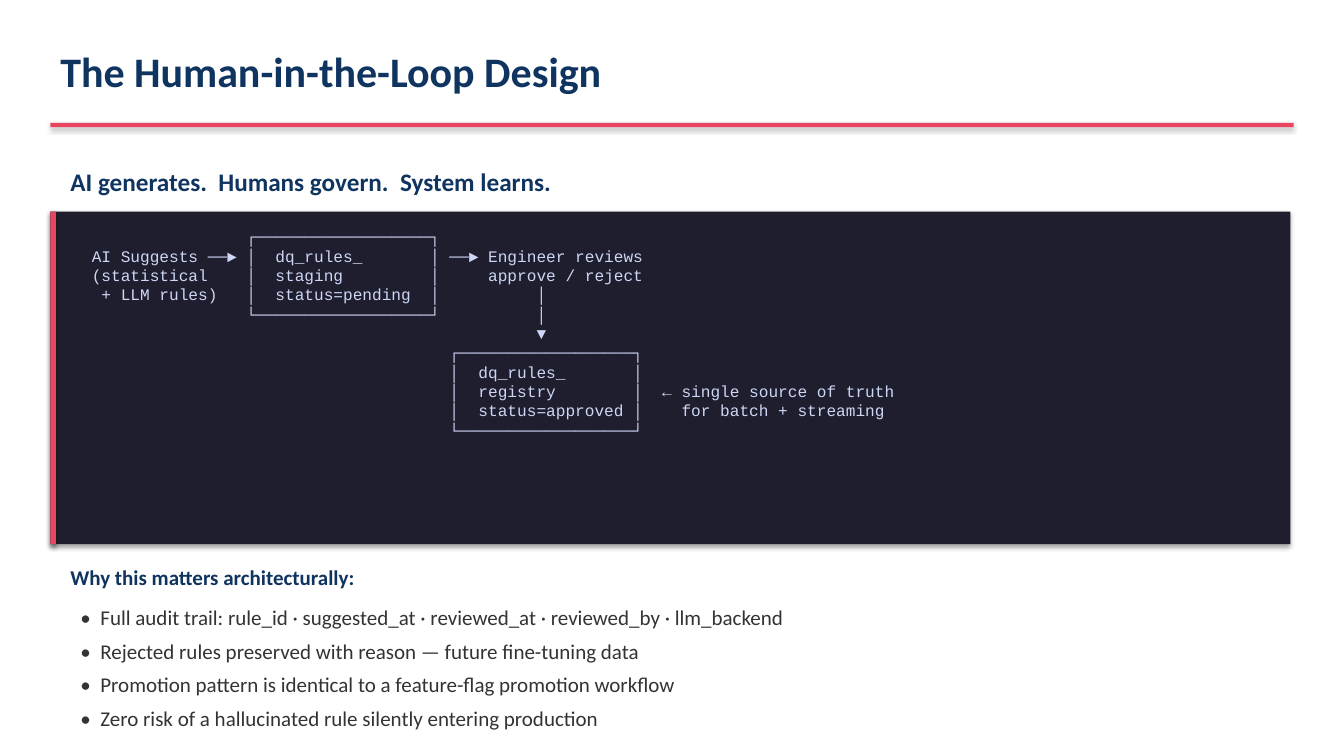
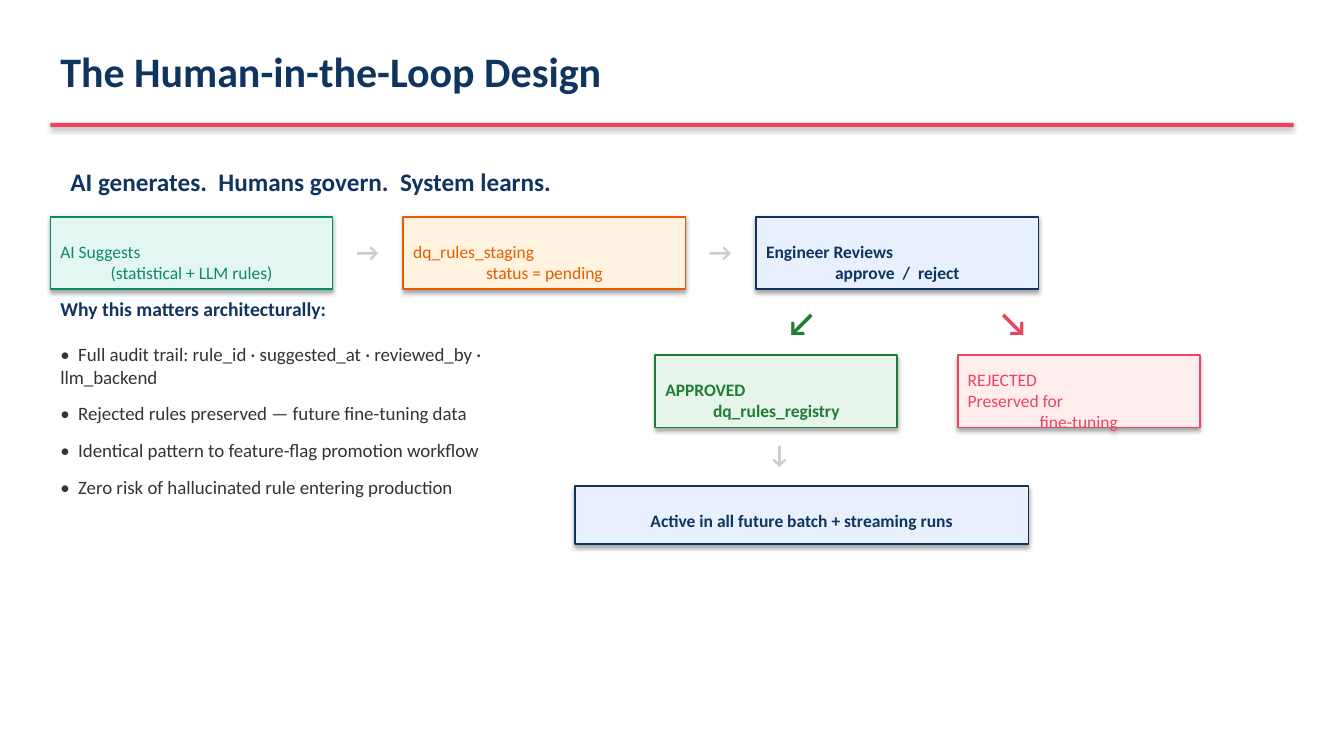
Before and after one commit to ameyadeshmukh-16/databricks-dqx-poc, a slide deck: slide 23 of AI_Infusion_Delivery_Assessment.pptx. Drawn at 1344x756 pixels with LibreOffice and Linux fonts; fonts in the diff are those of the drawing. Boxes give left, top, right and bottom in pixels: in the first picture for what was removed or moved away, otherwise in the second. Text is boxed around its words. In the diff, an @@ line names an element or a change of style, - is before the commit and + after.

```diff
--- a/AI_Infusion_Delivery_Assessment.pptx
+++ b/AI_Infusion_Delivery_Assessment.pptx
@@ rectangle removed at bbox=[50, 212, 1291, 544] @@
@@ rectangle removed at bbox=[50, 212, 56, 544] @@
@@ rectangle added at bbox=[50, 217, 333, 289], fill #E4F6F1, outline #0B8A6A 1.2 pt, 12.5 pt, text #0B8A6A @@
+AI Suggests
+(statistical + LLM rules)
@@ text added at bbox=[345, 232, 390, 282], 18 pt, text #CCCCCC, bold @@
+→
@@ rectangle "dq_rules_staging status = pending": place and size @@
-rectangle "dq_rules_staging status = pending" at bbox=[92, 250, 894, 420]
+rectangle "dq_rules_staging status = pending" at bbox=[403, 217, 686, 289]
@@ rectangle "dq_rules_staging status = pending" at bbox=[403, 217, 686, 289]: vertical alignment top to middle; fill none to #FFF3E0; outline none to #E65C00 1.2 pt; shadow on @@
@@ text added at bbox=[698, 232, 743, 282], 18 pt, text #CCCCCC, bold @@
+→
@@ rectangle added at bbox=[756, 217, 1038, 289], fill #E8F0FE, outline #0F3460 1.2 pt, 12.5 pt, text #0F3460, bold @@
+Engineer Reviews
+approve / reject
@@ text in rectangle at bbox=[413, 246, 603, 282]: text changed; size 11.5 to 12.5 pt; font Courier New to Calibri; text colour #CDD6F4 to #E65C00 @@
-┌──────────────────┐
-AI Suggests ──► │ dq_rules_ │ ──► Engineer reviews
-(statistical │ staging │ approve / reject
-+ LLM rules) │ status=pending │ │
-└──────────────────┘ │
-▼
-┌──────────────────┐
-│ dq_rules_ │
-│ registry │ ← single source of truth
-│ status=approved │ for batch + streaming
-└──────────────────┘
+dq_rules_staging
+status = pending
@@ text "Why this matters architecturally:": place and size @@
-text "Why this matters architecturally:" at bbox=[70, 570, 354, 589]
+text "Why this matters architecturally:" at bbox=[60, 302, 326, 319]
@@ text "Why this matters architecturally:" at bbox=[60, 302, 326, 319]: size 15 to 14 pt @@
@@ text added at bbox=[776, 297, 827, 348], 24 pt, text #1E7E34, bold @@
+↙
@@ text added at bbox=[988, 297, 1038, 348], 24 pt, text #E94560, bold @@
+↘
@@ text at bbox=[60, 348, 479, 498]: text changed; size 15 to 13.5 pt @@
-• Full audit trail: rule_id · suggested_at · reviewed_at · reviewed_by · llm_backend
-• Rejected rules preserved with reason — future fine-tuning data
-• Promotion pattern is identical to a feature-flag promotion workflow
-• Zero risk of a hallucinated rule silently entering production
+• Full audit trail: rule_id · suggested_at · reviewed_by · llm_backend
+• Rejected rules preserved — future fine-tuning data
+• Identical pattern to feature-flag promotion workflow
+• Zero risk of hallucinated rule entering production
@@ rectangle added at bbox=[655, 355, 897, 427], fill #E6F4EA, outline #1E7E34 1.2 pt, 12.5 pt, text #1E7E34, bold @@
+APPROVED
+dq_rules_registry
@@ rectangle added at bbox=[958, 355, 1200, 427], fill #FFEDED, outline #E94560 1.2 pt, 12.5 pt, text #E94560 @@
+REJECTED
+Preserved for
+fine-tuning
@@ text added at bbox=[758, 434, 793, 476], 18 pt, text #CCCCCC, bold @@
+↓
@@ rectangle added at bbox=[575, 486, 1028, 544], fill #E8F0FE, outline #0F3460 1.2 pt, 12.5 pt, text #0F3460, bold @@
+Active in all future batch + streaming runs
```
Also in this commit, not shown: 4 other slides changed, 1 slide added, 1 slide removed, 1 other file.
